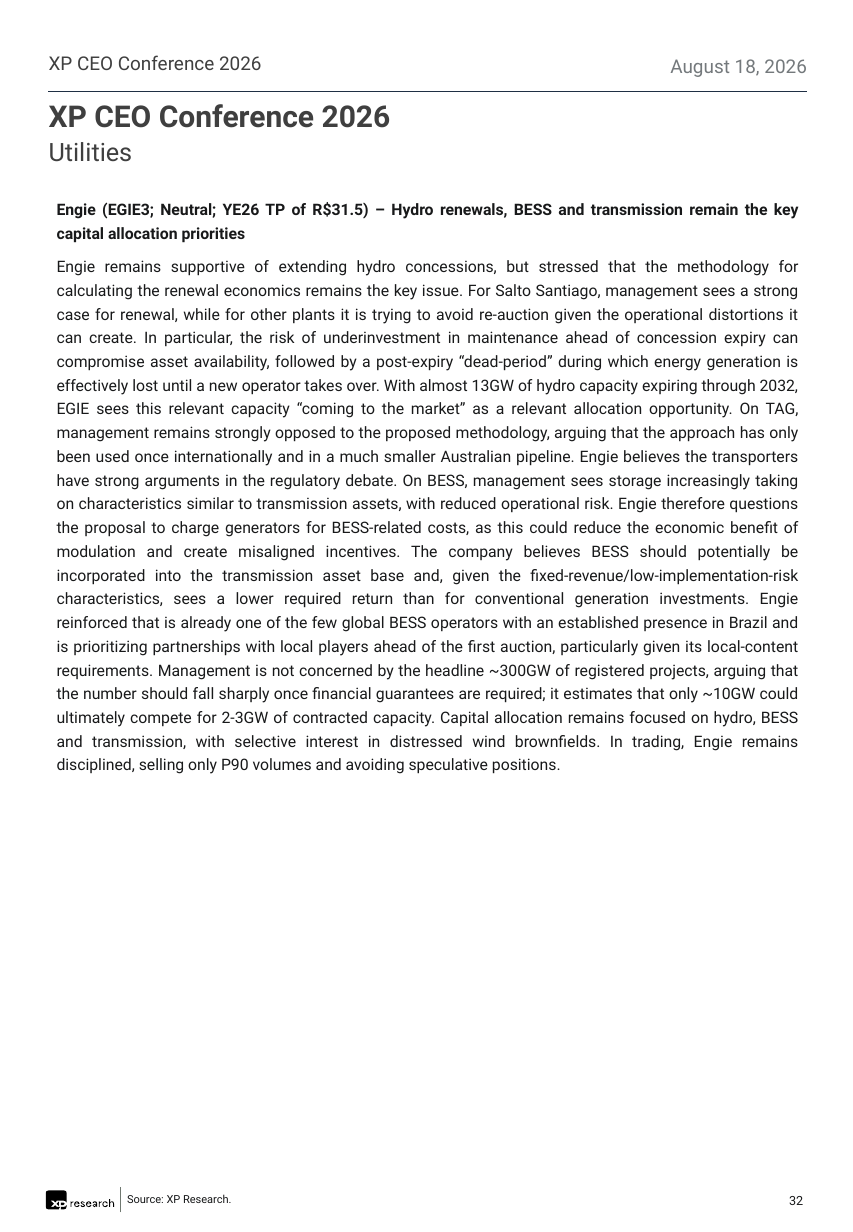
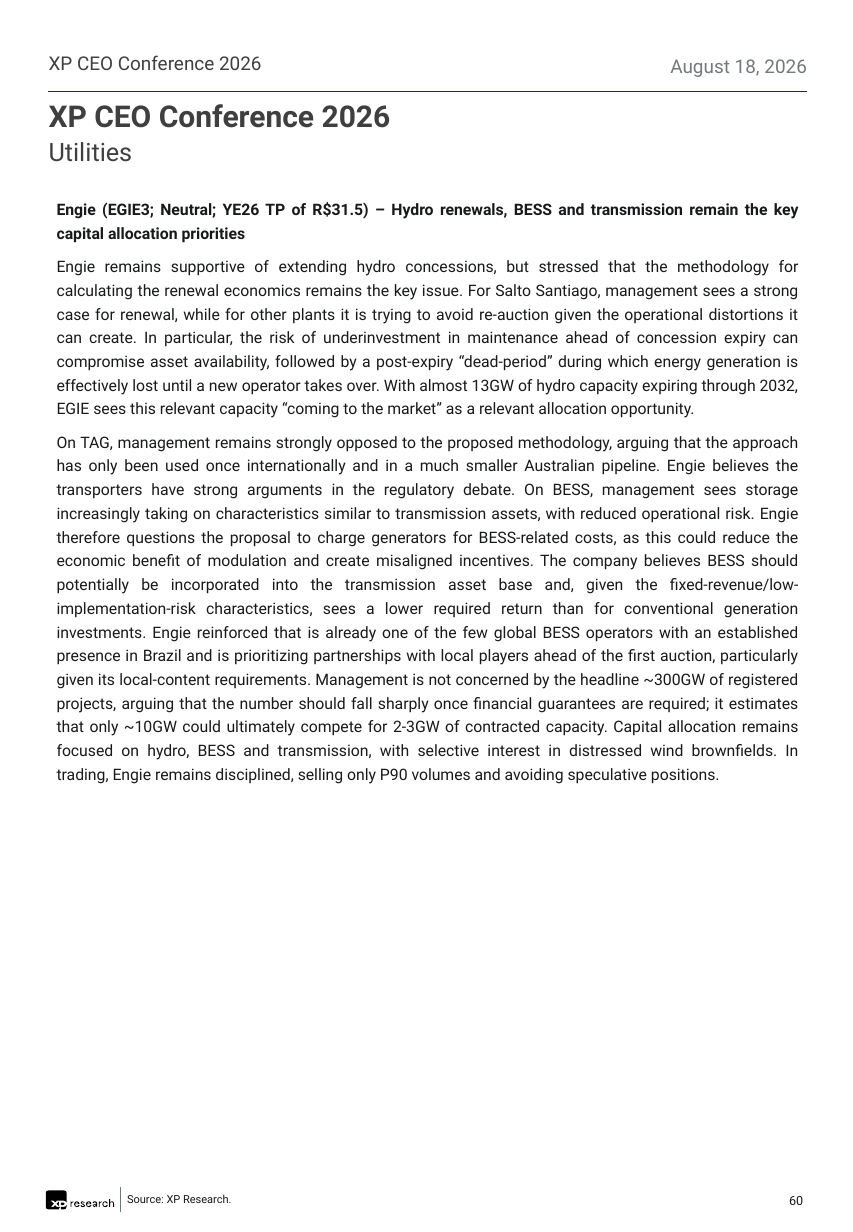
Before and after one commit to CaioLSouza/datasets, a slide deck: slide 60 of ceo_conference_2026/Feedback XP CEO Conference 2026.pptx (slide 32 before the commit). Drawn at 853x1232 pixels with LibreOffice and Linux fonts; fonts in the diff are those of the drawing. Boxes give left, top, right and bottom in pixels: in the first picture for what was removed or moved away, otherwise in the second. Text is boxed around its words. In the diff, an @@ line names an element or a change of style, - is before the commit and + after.

```diff
--- a/ceo_conference_2026/Feedback XP CEO Conference 2026.pptx
+++ b/ceo_conference_2026/Feedback XP CEO Conference 2026.pptx
@@ text at (x1=57, y1=260, x2=799, y2=784): text changed @@
-Engie remains supportive of extending hydro concessions, but stressed that the methodology for calculating the renewal economics remains the key issue. For Salto Santiago, management sees a strong case for renewal, while for other plants it is trying to avoid re-auction given the operational distortions it can create. In particular, the risk of underinvestment in maintenance ahead of concession expiry can compromise asset availability, followed by a post-expiry “dead-period” during which energy generation is effectively lost until a new operator takes over. With almost 13GW of hydro capacity expiring through 2032, EGIE sees this relevant capacity “coming to the market” as a relevant allocation opportunity. On TAG, management remains strongly opposed to the proposed methodology, arguing that the approach has only been used once internationally and in a much smaller Australian pipeline. Engie believes the transporters have strong arguments in the regulatory debate. On BESS, management sees storage increasingly taking on characteristics similar to transmission assets, with reduced operational risk. Engie therefore questions the proposal to charge generators for BESS-related costs, as this could reduce the economic benefit of modulation and create misaligned incentives. The company believes BESS should potentially be incorporated into the transmission asset base and, given the fixed-revenue/low-implementation-risk characteristics, sees a lower required return than for conventional generation investments. Engie reinforced that is already one of the few global BESS operators with an established presence in Brazil and is prioritizing partnerships with local players ahead of the first auction, particularly given its local-content requirements. Management is not concerned by the headline ~300GW of registered projects, arguing that the number should fall sharply once financial guarantees are required; it estimates that only ~10GW could ultimately compete for 2-3GW of contracted capacity. Capital allocation remains focused on hydro, BESS and transmission, with selective interest in distressed wind brownfields. In trading, Engie remains disciplined, selling only P90 volumes and avoiding speculative positions.
+Engie remains supportive of extending hydro concessions, but stressed that the methodology for calculating the renewal economics remains the key issue. For Salto Santiago, management sees a strong case for renewal, while for other plants it is trying to avoid re-auction given the operational distortions it can create. In particular, the risk of underinvestment in maintenance ahead of concession expiry can compromise asset availability, followed by a post-expiry “dead-period” during which energy generation is effectively lost until a new operator takes over. With almost 13GW of hydro capacity expiring through 2032, EGIE sees this relevant capacity “coming to the market” as a relevant allocation opportunity.
+On TAG, management remains strongly opposed to the proposed methodology, arguing that the approach has only been used once internationally and in a much smaller Australian pipeline. Engie believes the transporters have strong arguments in the regulatory debate. On BESS, management sees storage increasingly taking on characteristics similar to transmission assets, with reduced operational risk. Engie therefore questions the proposal to charge generators for BESS-related costs, as this could reduce the economic benefit of modulation and create misaligned incentives. The company believes BESS should potentially be incorporated into the transmission asset base and, given the fixed-revenue/low-implementation-risk characteristics, sees a lower required return than for conventional generation investments. Engie reinforced that is already one of the few global BESS operators with an established presence in Brazil and is prioritizing partnerships with local players ahead of the first auction, particularly given its local-content requirements. Management is not concerned by the headline ~300GW of registered projects, arguing that the number should fall sharply once financial guarantees are required; it estimates that only ~10GW could ultimately compete for 2-3GW of contracted capacity. Capital allocation remains focused on hydro, BESS and transmission, with selective interest in distressed wind brownfields. In trading, Engie remains disciplined, selling only P90 volumes and avoiding speculative positions.
@@ page number at (x1=789, y1=1196, x2=803, y2=1205): text changed @@
-32
+60
```
Also in this commit, not shown: 18 other slides changed, 28 slides added.
